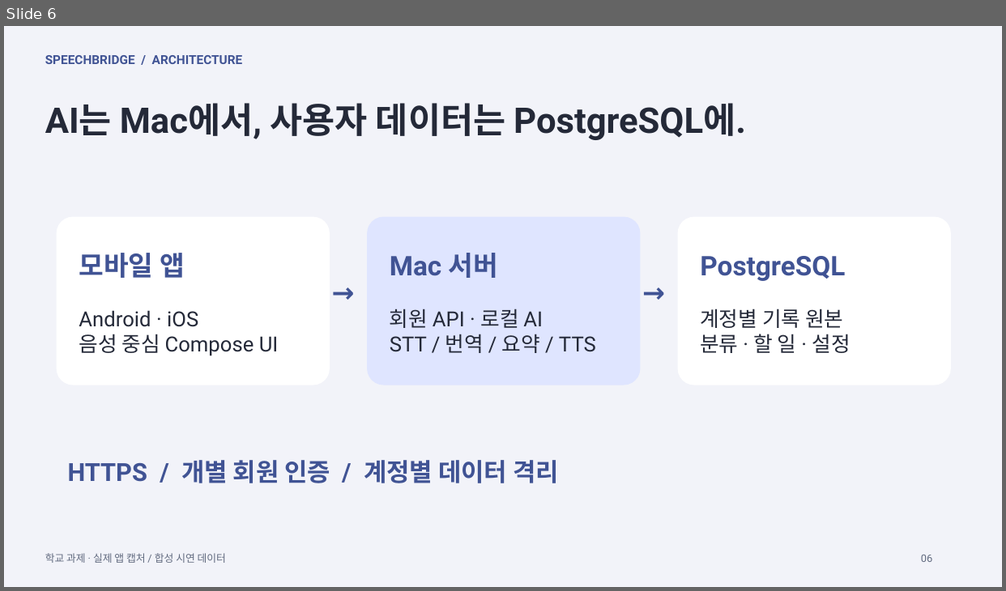
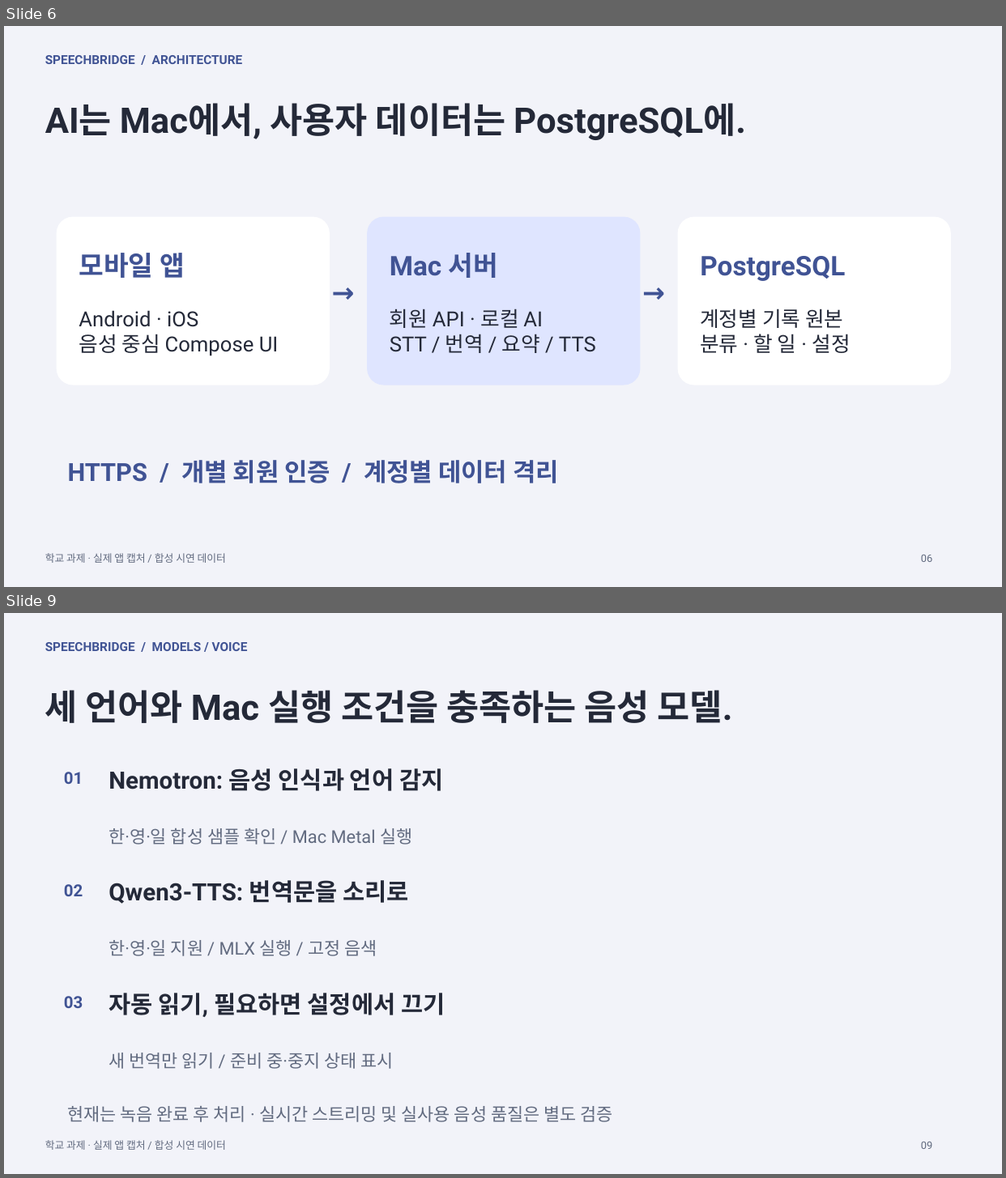
Before and after one commit to slfkalstks/SpeechBridge, a slide deck: presentation/SpeechBridge.pptx. Shown one above the other, each under a label of ours: slide 6 before the commit, slides 6 and 9 after it; the slides between them are not shown. The pictures are 1006x591 and 1006x1178 pixels, drawn with LibreOffice and Linux fonts; fonts in the diff are those of the drawing. Boxes give left, top, right and bottom in pixels: in the first picture for what was removed or moved away, otherwise in the second. Text is boxed around its words. In the diff, an @@ line names an element or a change of style, - is before the commit and + after.

Commit message:
docs: present final model choices and refresh demo materials

```diff
--- a/presentation/SpeechBridge.pptx
+++ b/presentation/SpeechBridge.pptx
@@ slide 9 added at bbox=[4, 613, 1002, 1174], background #F2F3F9 @@
@@ text added at bbox=[45, 642, 248, 651], 12 pt, text #405394, bold @@
+SPEECHBRIDGE / MODELS / VOICE
@@ text added at bbox=[45, 690, 733, 723], 34 pt, text #242938, bold @@
+세 언어와 Mac 실행 조건을 충족하는 음성 모델.
@@ text added at bbox=[64, 772, 83, 784], 16 pt, text #405394, bold @@
+01
@@ text added at bbox=[108, 769, 443, 791], 23 pt, text #242938, bold @@
+Nemotron: 음성 인식과 언어 감지
@@ text added at bbox=[108, 828, 412, 845], 17 pt, text #626B80 @@
+한·영·일 합성 샘플 확인 / Mac Metal 실행
@@ text added at bbox=[64, 884, 83, 897], 16 pt, text #405394, bold @@
+02
@@ text added at bbox=[108, 880, 408, 904], 23 pt, text #242938, bold @@
+Qwen3-TTS: 번역문을 소리로
@@ text added at bbox=[108, 940, 377, 956], 17 pt, text #626B80 @@
+한·영·일 지원 / MLX 실행 / 고정 음색
@@ text added at bbox=[64, 996, 83, 1008], 16 pt, text #405394, bold @@
+03
@@ text added at bbox=[108, 993, 445, 1017], 23 pt, text #242938, bold @@
+자동 읽기, 필요하면 설정에서 끄기
@@ text added at bbox=[108, 1053, 393, 1069], 17 pt, text #626B80 @@
+새 번역만 읽기 / 준비 중·중지 상태 표시
@@ text added at bbox=[68, 1106, 612, 1122], 17 pt, text #626B80 @@
+현재는 녹음 완료 후 처리 · 실시간 스트리밍 및 실사용 음성 품질은 별도 검증
@@ text added at bbox=[45, 1140, 226, 1150], 10 pt, text #626B80 @@
+학교 과제 · 실제 앱 캡처 / 합성 시연 데이터
@@ text added at bbox=[921, 1142, 932, 1149], 10 pt, text #626B80 @@
+09
```
Also in this commit, not shown: 4 slides changed, 2 other slides added, 14 other files.
